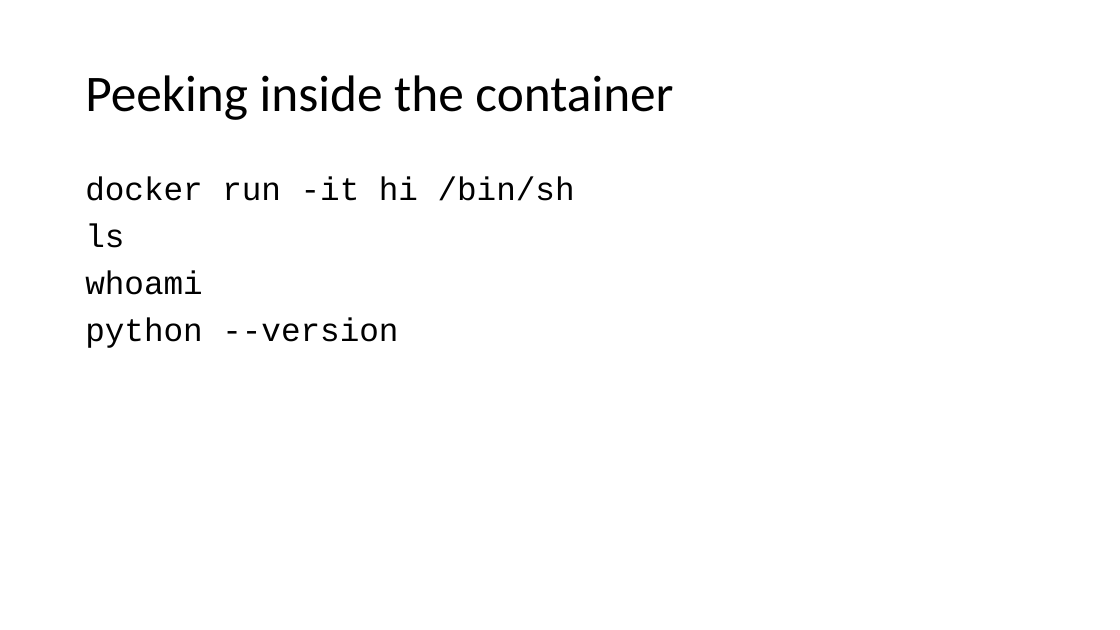
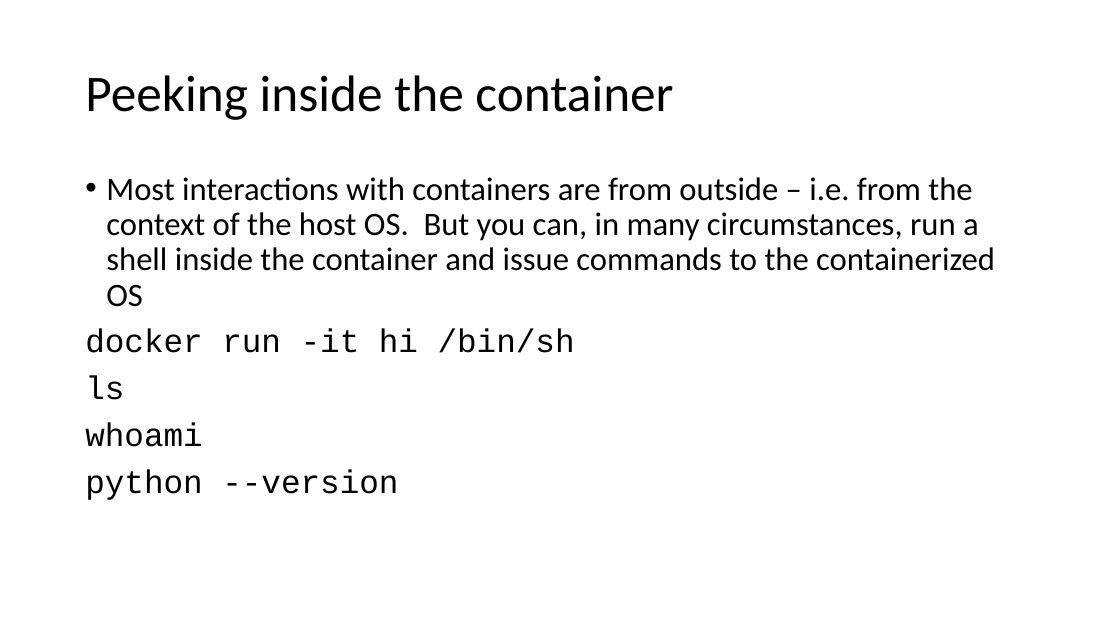
Before and after one commit to bassmandja/docker101, a slide deck: slide 11 of Docker 101.pptx. Drawn at 1120x630 pixels with LibreOffice and Linux fonts; fonts in the diff are those of the drawing. Boxes give left, top, right and bottom in pixels: in the first picture for what was removed or moved away, otherwise in the second. Text is boxed around its words. In the diff, an @@ line names an element or a change of style, - is before the commit and + after.

```diff
--- a/Docker 101.pptx
+++ b/Docker 101.pptx
@@ text at (x1=106, y1=177, x2=995, y2=307): paragraph added @@
+• Most interactions with containers are from outside – i.e. from the context of the host OS. But you can, in many circumstances, run a shell inside the container and issue commands to the containerized OS
```
Also in this commit, not shown: 2 other slides changed, 2 slides added, 1 slide removed.
